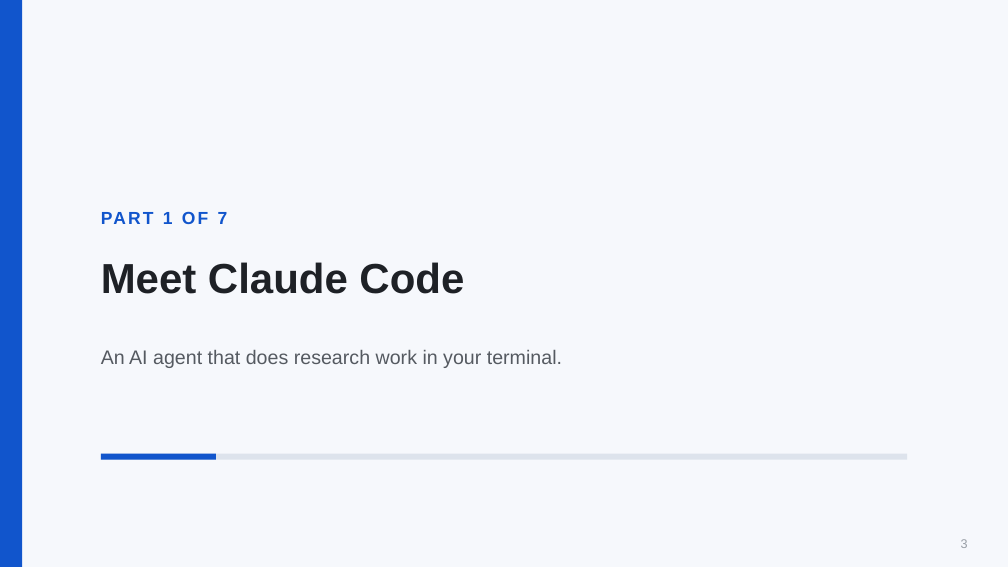
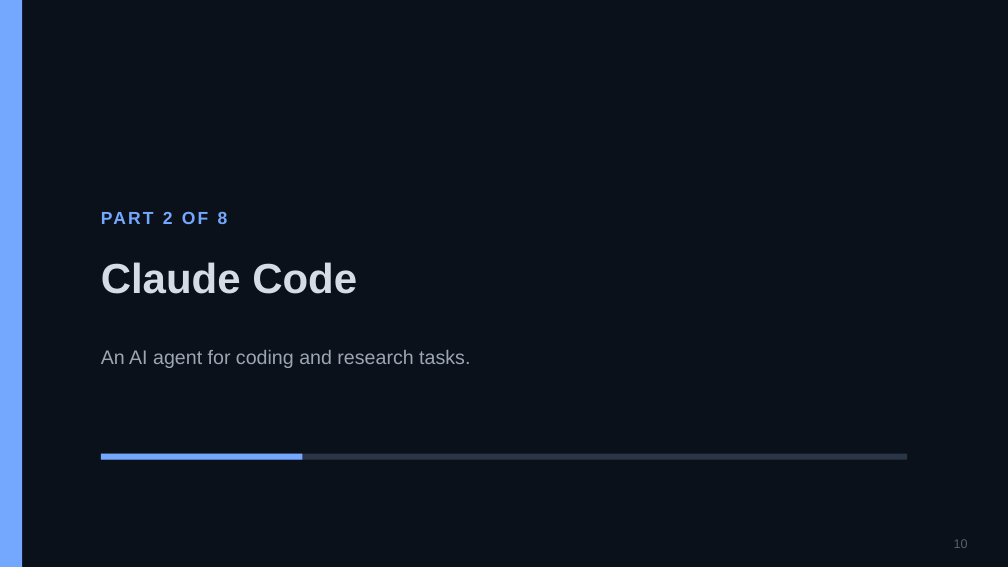
Before and after one commit to PursuitOfDataScience/uchicago-workshops, a slide deck: slide 10 of claude-code-tutorial/claude-code-tutorial.pptx (slide 3 before the commit). Drawn at 1008x567 pixels with LibreOffice and Linux fonts; fonts in the diff are those of the drawing. Boxes give left, top, right and bottom in pixels: in the first picture for what was removed or moved away, otherwise in the second. Text is boxed around its words. In the diff, an @@ line names an element or a change of style, - is before the commit and + after.

```diff
--- a/claude-code-tutorial/claude-code-tutorial.pptx
+++ b/claude-code-tutorial/claude-code-tutorial.pptx
@@ rectangle at [0,0,1008,566]: fill #F6F8FC to #0B111A @@
@@ rectangle at [0,0,22,566]: fill #1155CC to #74A8FF @@
@@ text at [163,211,228,224]: text changed; text colour #1155CC to #74A8FF @@
-PART 1 OF 7
+PART 2 OF 8
@@ text at [101,262,357,294]: text changed; text colour #1E2126 to #D6DCE6 @@
-Meet Claude Code
+Claude Code
@@ text at [101,350,470,368]: text changed; text colour #555A61 to #9BA6B4 @@
-An AI agent that does research work in your terminal.
+An AI agent for coding and research tasks.
@@ rectangle at [101,454,302,460]: fill #1155CC to #74A8FF @@
@@ rectangle at [101,454,907,460]: fill #DDE3EC to #2A3546 @@
@@ rectangle: place and size @@
-rectangle at [101,454,216,460]
+rectangle at [101,454,302,460]
@@ text at [954,539,968,548]: text changed; text colour #989EA6 to #566072 @@
-3
+10
```
Also in this commit, not shown: 6 other slides changed, 35 slides added, 39 slides removed, 1 other file.
